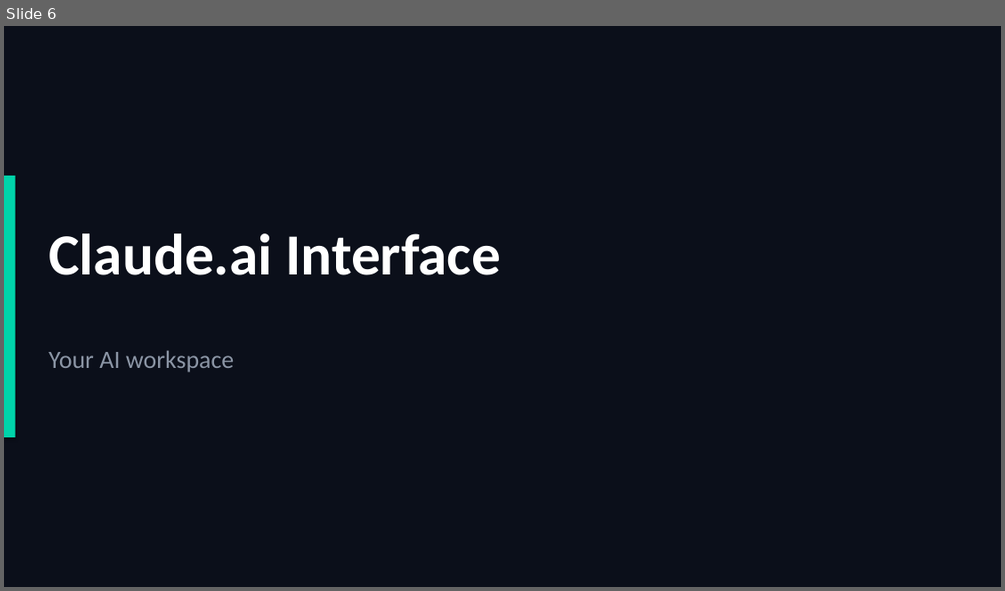
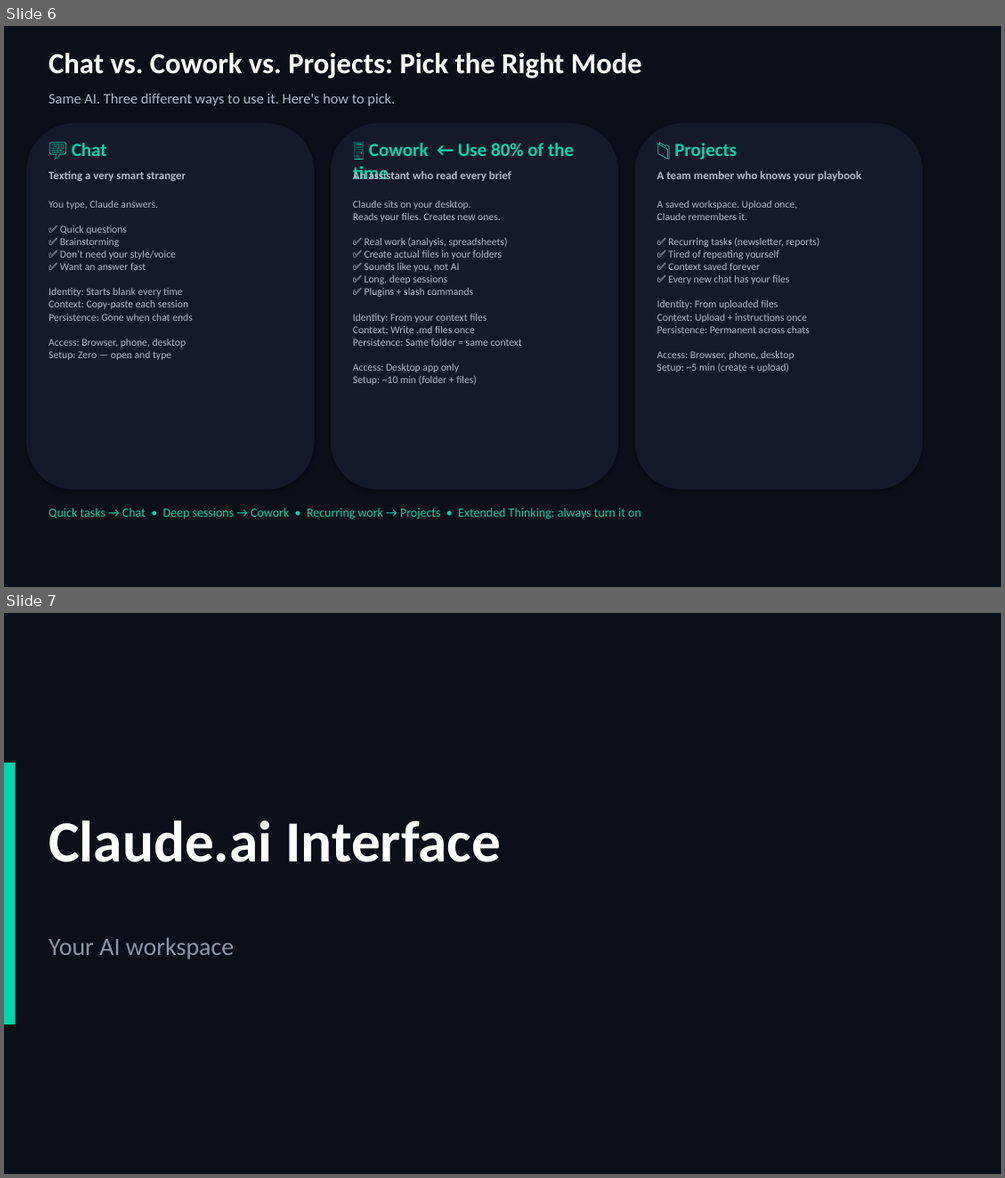
Before and after one commit to scottrhay/AIA-ClaudeCopilot, a slide deck: slides/Day1_Claude_for_Business.pptx. Shown one above the other, each under a label of ours: slide 6 before the commit, slides 6 and 7 after it. The pictures are 1005x591 and 1005x1178 pixels, drawn with LibreOffice and Linux fonts; fonts in the diff are those of the drawing. Boxes give left, top, right and bottom in pixels: in the first picture for what was removed or moved away, otherwise in the second. Text is boxed around its words. In the diff, an @@ line names an element or a change of style, - is before the commit and + after.

```diff
--- a/slides/Day1_Claude_for_Business.pptx
+++ b/slides/Day1_Claude_for_Business.pptx
@@ slide 6 added at bbox=[4, 26, 1001, 587], background #0B0F1A @@
@@ text added at bbox=[48, 53, 642, 79], 28 pt, text #FFFFFF, bold @@
+Chat vs. Cowork vs. Projects: Pick the Right Mode
@@ text added at bbox=[48, 93, 395, 106], 14 pt, text #B0B8C8 @@
+Same AI. Three different ways to use it. Here's how to pick.
@@ rounded rectangle added at bbox=[26, 123, 315, 490], fill #141A2A @@
@@ rounded rectangle added at bbox=[331, 123, 619, 490], fill #141A2A @@
@@ rounded rectangle added at bbox=[635, 123, 923, 490], fill #141A2A @@
@@ text added at bbox=[72, 143, 107, 156], 18 pt, text #00D4AA, bold @@
+💬 Chat
@@ text added at bbox=[353, 143, 574, 179], 18 pt, text #00D4AA, bold @@
+🖥️ Cowork ← Use 80% of the time
@@ text added at bbox=[674, 143, 736, 160], 18 pt, text #00D4AA, bold @@
+📁 Projects
@@ text added at bbox=[48, 171, 186, 181], 11 pt, text #B0B8C8, bold @@
+Texting a very smart stranger
@@ text added at bbox=[353, 169, 511, 183], 11 pt, text #B0B8C8, bold @@
+An assistant who read every brief
@@ text added at bbox=[657, 171, 861, 181], 11 pt, text #B0B8C8, bold @@
+A team member who knows your playbook
@@ text added at bbox=[48, 200, 193, 360], 10 pt, text #B0B8C8 @@
+You type, Claude answers.
+✅ Quick questions
+✅ Brainstorming
+✅ Don't need your style/voice
+✅ Want an answer fast
+Identity: Starts blank every time
+Context: Copy-paste each session
+Persistence: Gone when chat ends
+Access: Browser, phone, desktop
+Setup: Zero — open and type
@@ text added at bbox=[353, 200, 522, 385], 10 pt, text #B0B8C8 @@
+Claude sits on your desktop.
+Reads your files. Creates new ones.
+✅ Real work (analysis, spreadsheets)
+✅ Create actual files in your folders
+✅ Sounds like you, not AI
+✅ Long, deep sessions
+✅ Plugins + slash commands
+Identity: From your context files
+Context: Write .md files once
+Persistence: Same folder = same context
+Access: Desktop app only
+Setup: ~10 min (folder + files)
@@ text added at bbox=[657, 200, 820, 372], 10 pt, text #B0B8C8 @@
+A saved workspace. Upload once,
+Claude remembers it.
+✅ Recurring tasks (newsletter, reports)
+✅ Tired of repeating yourself
+✅ Context saved forever
+✅ Every new chat has your files
+Identity: From uploaded files
+Context: Upload + instructions once
+Persistence: Permanent across chats
+Access: Browser, phone, desktop
+Setup: ~5 min (create + upload)
@@ text added at bbox=[48, 507, 641, 519], 12 pt, text #00D4AA @@
+Quick tasks → Chat • Deep sessions → Cowork • Recurring work → Projects • Extended Thinking: always turn it on
@@ what was slide 6 is now slide 7 @@
```
Also in this commit, not shown: 2 other slides added.
